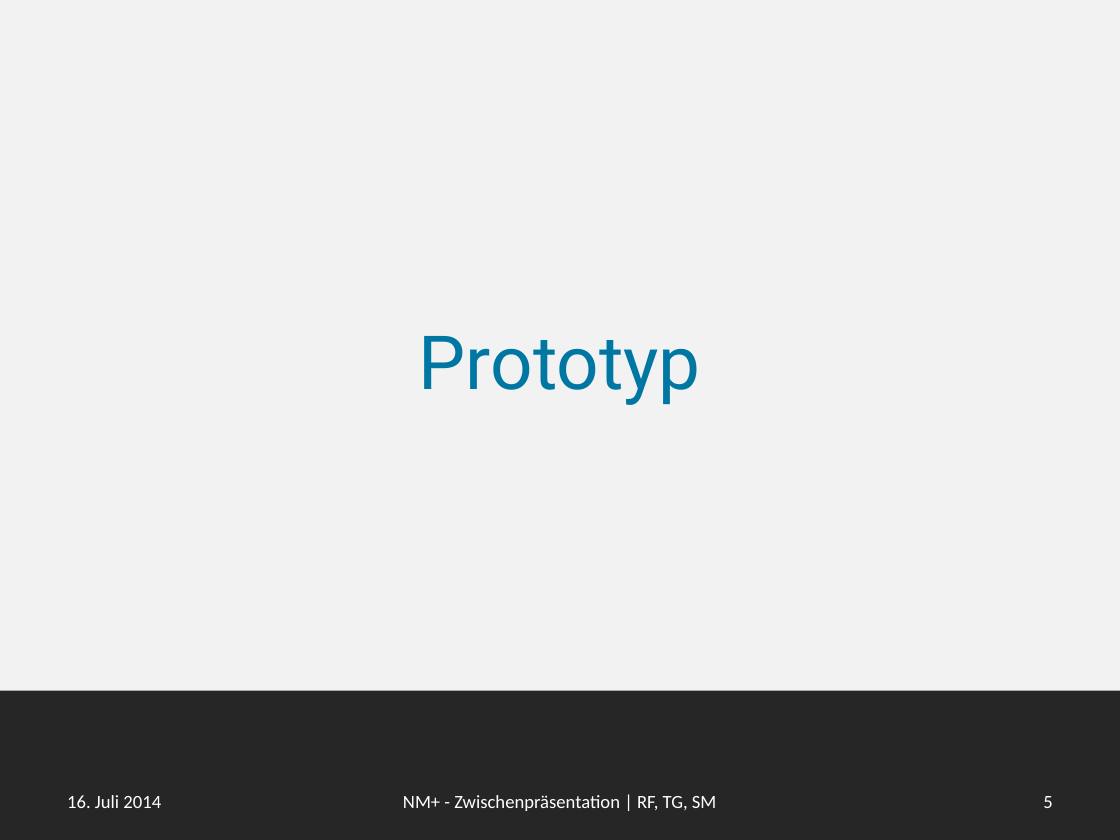
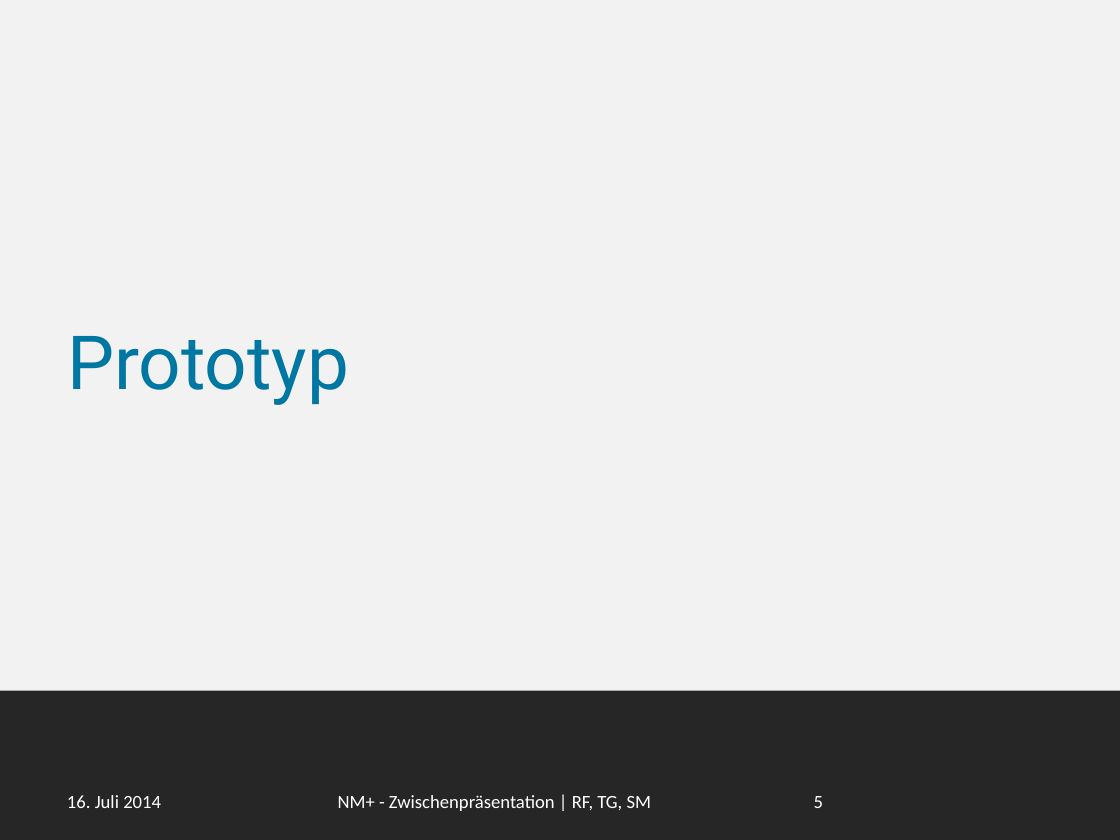
Before and after one commit to smba/newsminer, a slide deck: slide 5 of Dokumente/Endpräsentation/newsminer_plus.pptx. Drawn at 1120x840 pixels with LibreOffice and Linux fonts; fonts in the diff are those of the drawing. Boxes give left, top, right and bottom in pixels: in the first picture for what was removed or moved away, otherwise in the second. Text is boxed around its words. In the diff, an @@ line names an element or a change of style, - is before the commit and + after.

```diff
--- a/Dokumente/Endpräsentation/newsminer_plus.pptx
+++ b/Dokumente/Endpräsentation/newsminer_plus.pptx
@@ text "Prototyp" at (67, 336, 349, 405): alignment centre to left @@
@@ text "NM+ - Zwischenpräsentation | RF, ..." at (338, 795, 651, 811): alignment centre to left @@
@@ page number at (814, 796, 823, 808): alignment right to left @@
```
Also in this commit, not shown: 10 other slides changed, 1 slide removed.
